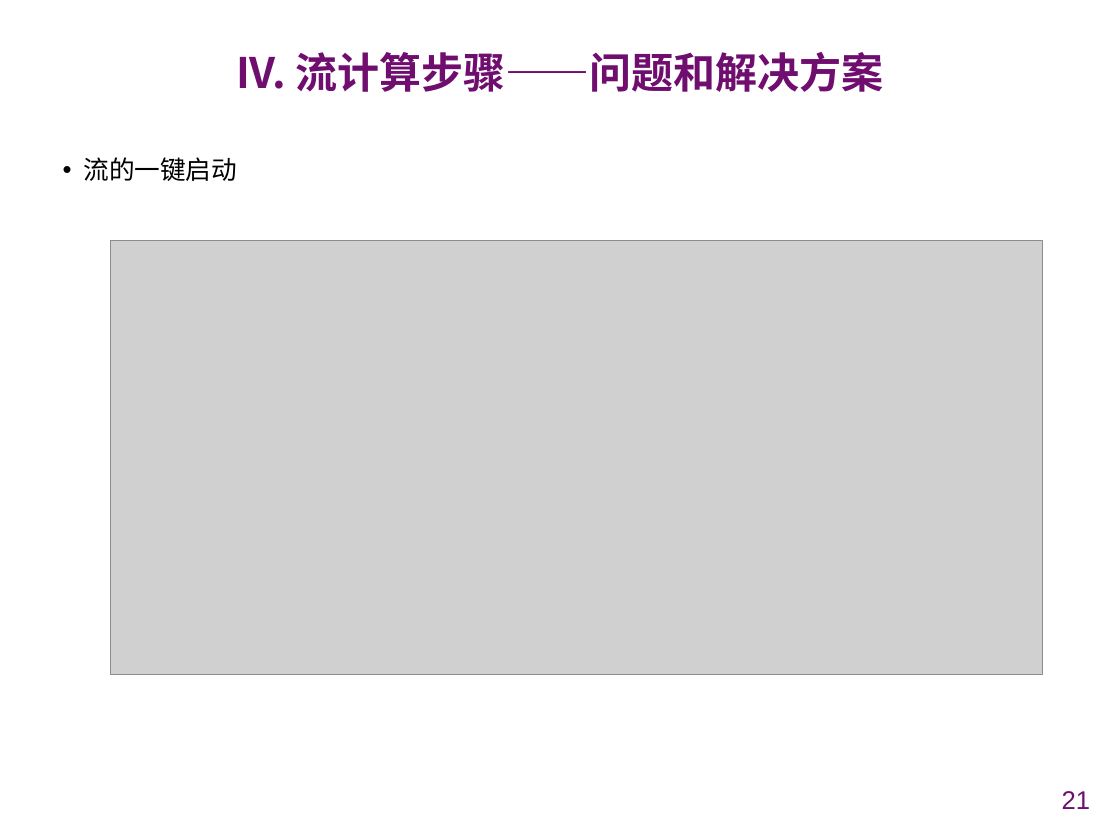
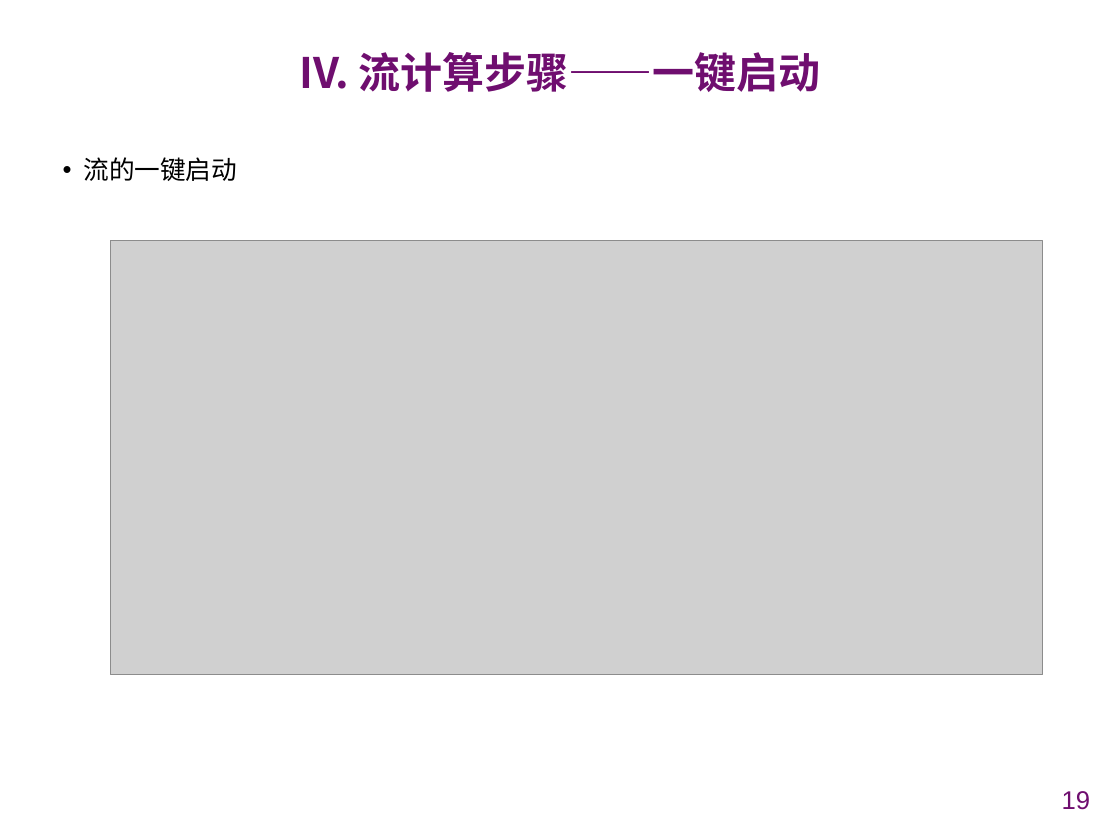
Before and after one commit to chenxiao2402/NJUSE-CloudComputing, a slide deck: slide 19 of PPT/云计算 Streaming 实现汇报.pptx (slide 21 before the commit). Drawn at 1120x840 pixels with LibreOffice and Linux fonts; fonts in the diff are those of the drawing; grey boxes stand for pictures; background and template pictures are left out. Boxes give left, top, right and bottom in pixels: in the first picture for what was removed or moved away, otherwise in the second. Text is boxed around its words. In the diff, an @@ line names an element or a change of style, - is before the commit and + after.

```diff
--- a/PPT/云计算 Streaming 实现汇报.pptx
+++ b/PPT/云计算 Streaming 实现汇报.pptx
@@ title at bbox=[299, 52, 821, 92]: text changed @@
-IV. 流计算步骤——问题和解决方案
+IV. 流计算步骤——一键启动
@@ page number at bbox=[1062, 791, 1090, 810]: text changed @@
-21
+19
```
Also in this commit, not shown: 7 other slides changed, 10 other files.
